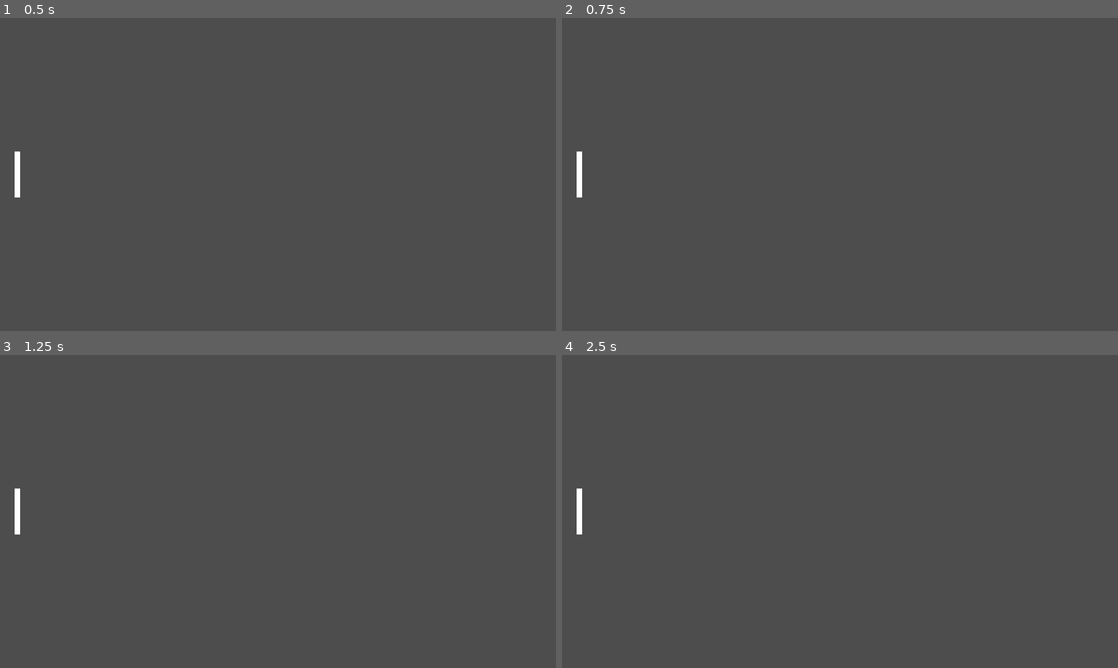
Above: before the commit, frames 1-4 (two rows, left to right).
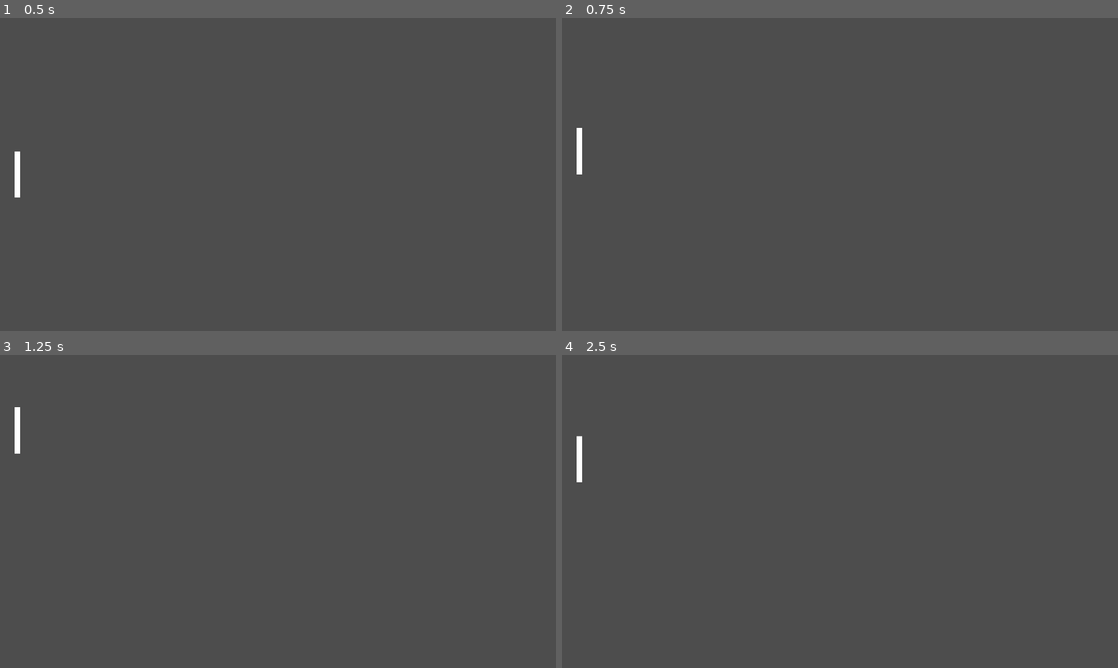
Above: after the commit, the same moments.

Repository: GavPro0/godot-pong
Game: Godot game, scene res://Level.tscn
Two runs of this game, one before a commit and one after it. Both use one fixed random seed, a clock stepped at 60 frames per second and the inputs below.
Inputs:
- Up to frame 1 (0.5 s): no input
- Up to frame 2 (0.75 s): tap Enter at 0.5 s; hold Up (ui_up) from 0.53 s (still down)
- Up to frame 3 (1.25 s): keep holding Up (ui_up)
- Up to frame 4 (2.5 s): release Up (ui_up) at 1.28 s; hold Down (ui_down) 1.28-2.03 s; hold Up (ui_up) from 2.03 s (still down)

Frame 1 is identical in both runs. In frame 2, 0.1% of the frame differs, in the area x 2-4%, y 35-58%; in frame 3, 0.3%, in the area x 2-4%, y 16-58%; in frame 4, 0.3%.

Commit message:
[9-s] Programando el movimiento y sus controles.

Diff:
--- a/Level.tscn
+++ b/Level.tscn
@@ -1,6 +1,7 @@
-[gd_scene load_steps=4 format=3 uid="uid://bgwhrl5sd5822"]
+[gd_scene load_steps=5 format=3 uid="uid://bgwhrl5sd5822"]
 
 [ext_resource type="PackedScene" uid="uid://b8nlta14ifrqt" path="res://Player.tscn" id="1_ikmli"]
+[ext_resource type="Script" path="res://Player.gd" id="2_4hbe5"]
 
 [sub_resource type="RectangleShape2D" id="RectangleShape2D_6txkr"]
 size = Vector2(1920, 50)
@@ -36,3 +37,4 @@
 
 [node name="Player" parent="." instance=ExtResource("1_ikmli")]
 position = Vector2(50, 460)
+script = ExtResource("2_4hbe5")
--- /dev/null
+++ b/Player.gd
@@ -0,0 +1,70 @@
+extends CharacterBody2D
+
+#var speed = 400
+#
+#func _physics_process(_delta):
+#  var direction = Vector2.ZERO
+#  # Vector2(0, 0)
+#
+#  if Input.is_action_pressed("ui_up"):
+#    # direction.y -= 1
+#    direction.y -= 1 * speed
+#    # direction.y -= direction * speed
+#
+#  if Input.is_action_pressed("ui_down"):
+#    # direction.y += 1
+#    direction.y += 1 * speed
+#    # direction.y += direction * speed
+#
+#  # move_and_slide(direction * speed)
+#  move_and_slide()
+
+
+#const SPEED = 400.0
+#
+#func _physics_process(_delta):
+#  var direction = Input.get_axis("ui_up", "ui_down")
+#  velocity.y = direction * SPEED
+#
+#  move_and_slide()
+
+
+#@export var speed = 400.0
+#
+#func _get_input():
+#  var input_direction = Input.get_axis("ui_up", "ui_down")
+#  velocity.y = input_direction * speed
+#
+#func _physics_process(_delta):
+#  _get_input()
+#  move_and_slide()
+
+
+var speed = 400
+
+func _physics_process(_delta):
+  velocity = Vector2.ZERO
+
+  if Input.is_action_pressed("ui_up"):
+    velocity.y -= 1
+
+  if Input.is_action_pressed("ui_down"):
+    velocity.y += 1
+
+  velocity = velocity.normalized() * speed
+  move_and_slide()
+
+
+##var speed = 50
+#var speed = 10
+#
+#func _physics_process(_delta):
+#  var direction = Vector2.ZERO
+#
+#  if Input.is_action_pressed("ui_up"):
+#    direction.y -= 1 * speed
+#
+#  if Input.is_action_pressed("ui_down"):
+#    direction.y += 1 * speed
+#
+#  move_and_collide(direction)
Not shown, changed: README.md
